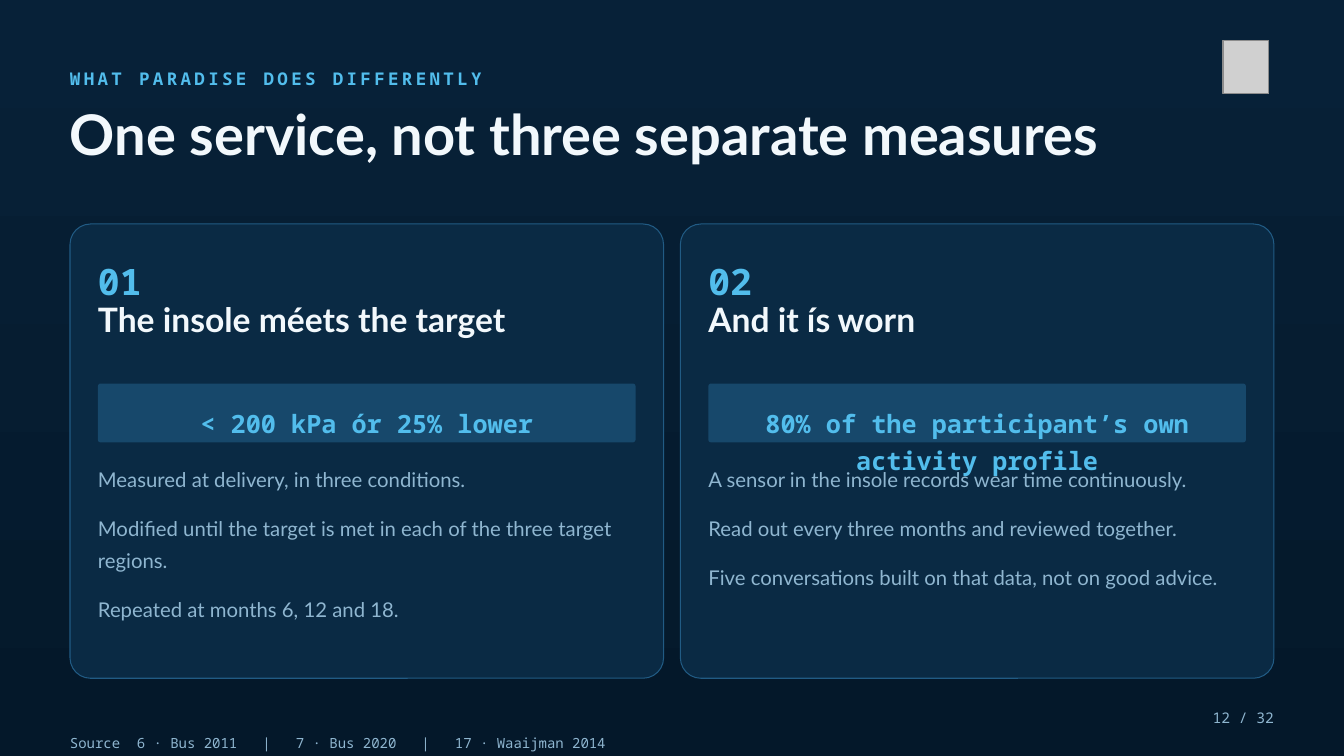
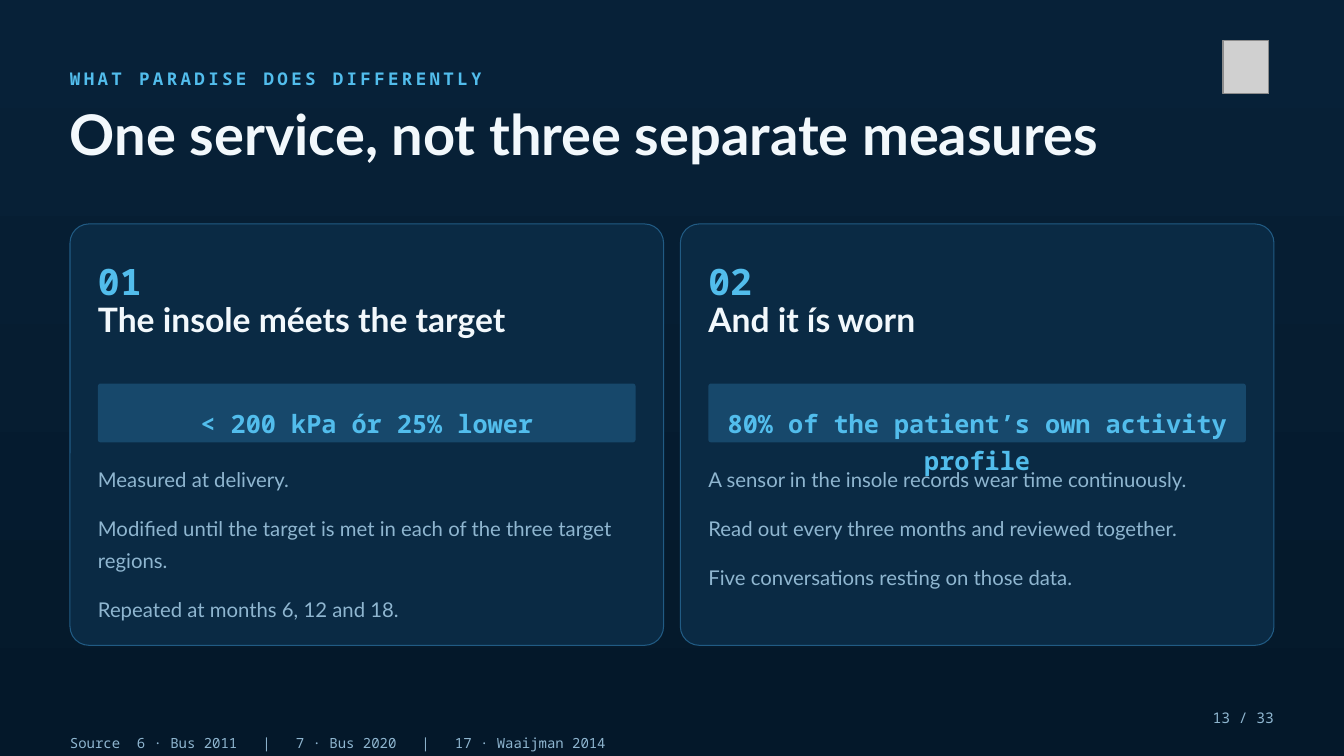
Before and after one commit to Dellfs/paradise-project, a slide deck: slide 13 of PARADISE_presentatie/PARADISE_congres.pptx (slide 12 before the commit). Drawn at 1344x756 pixels with LibreOffice and Linux fonts; fonts in the diff are those of the drawing; grey boxes stand for pictures. Boxes give left, top, right and bottom in pixels: in the first picture for what was removed or moved away, otherwise in the second. Text is boxed around its words. In the diff, an @@ line names an element or a change of style, - is before the commit and + after.

```diff
--- a/PARADISE_presentatie/PARADISE_congres.pptx
+++ b/PARADISE_presentatie/PARADISE_congres.pptx
@@ rounded rectangle: place and size @@
-rounded rectangle at [70,224,663,679]
+rounded rectangle at [70,224,663,645]
@@ rounded rectangle: place and size @@
-rounded rectangle at [681,224,1274,679]
+rounded rectangle at [681,224,1274,645]
@@ text at [728,413,1227,477]: text changed @@
-80% of the participant’s own activity profile
+80% of the patient’s own activity profile
@@ text at [98,472,289,491]: text changed @@
-Measured at delivery, in three conditions.
+Measured at delivery.
@@ text at [708,570,1073,589]: text changed @@
-Five conversations built on that data, not on good advice.
+Five conversations resting on those data.
@@ text at [1213,712,1274,723]: text changed @@
-12 / 32
+13 / 33
```
Also in this commit, not shown: 29 other slides changed, 2 slides added, 1 slide removed, 25 other files.
